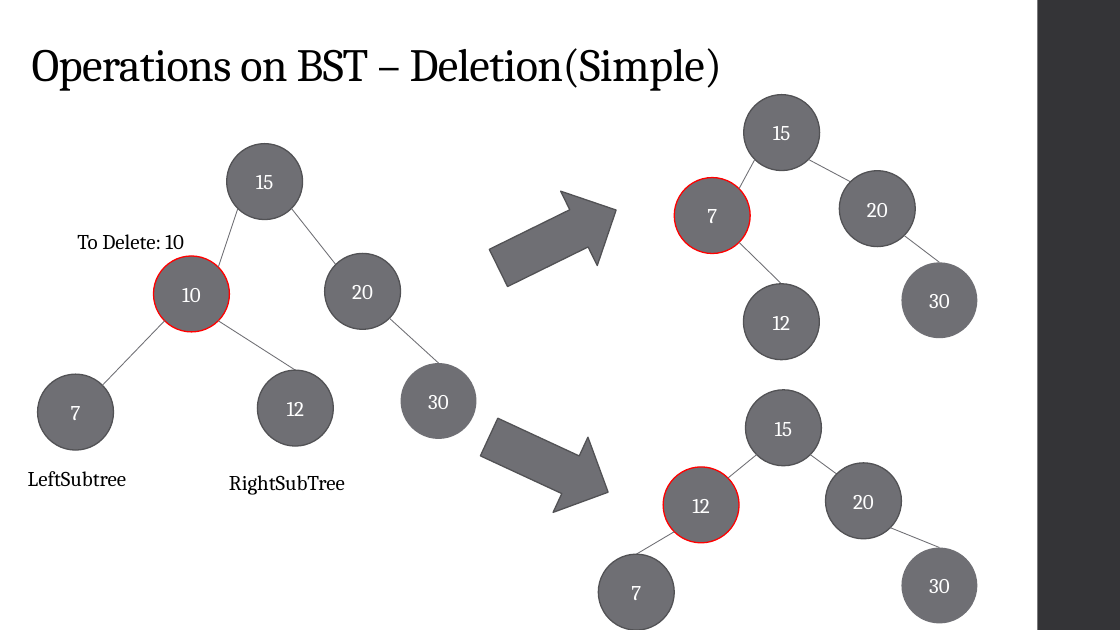
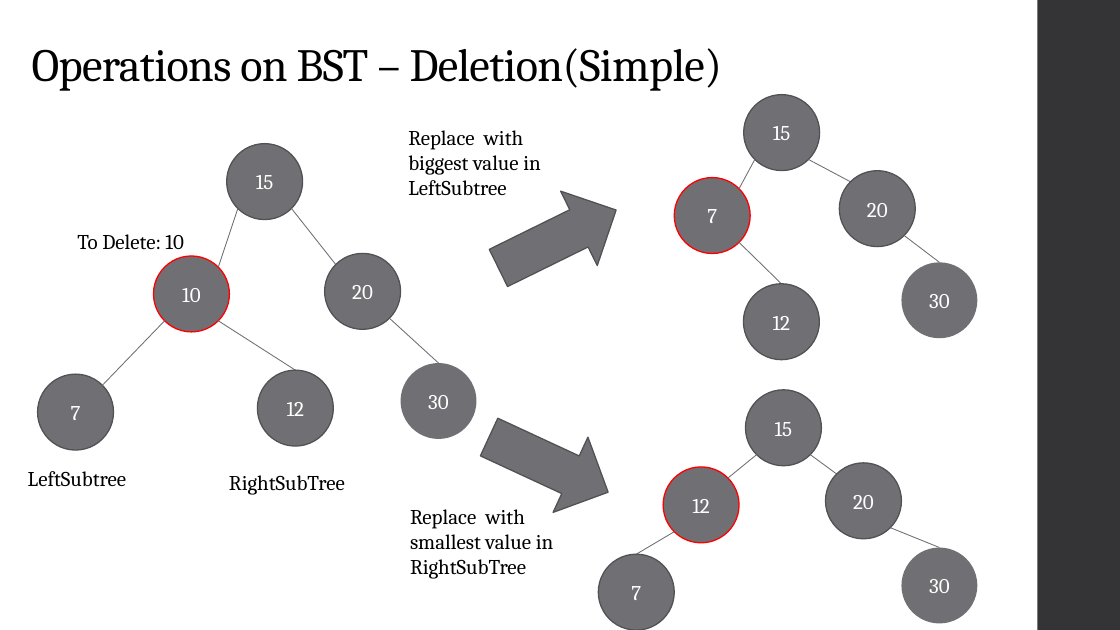
Before and after one commit to share2learnwidmanish/MVJ_Visit_28thJan2023-, a slide deck: slide 48 of DataStructure_Trees_animation_MVJ.pptx (slide 46 before the commit). Drawn at 1120x630 pixels with LibreOffice and Linux fonts; fonts in the diff are those of the drawing. Boxes give left, top, right and bottom in pixels: in the first picture for what was removed or moved away, otherwise in the second. Text is boxed around its words. In the diff, an @@ line names an element or a change of style, - is before the commit and + after.

```diff
--- a/DataStructure_Trees_animation_MVJ.pptx
+++ b/DataStructure_Trees_animation_MVJ.pptx
@@ text added at (408, 130, 541, 196), 18 pt, text #000000 @@
+    Replace with biggest value in LeftSubtree
@@ text added at (410, 509, 554, 579), 18 pt, text #000000 @@
+    Replace with smallest value in RightSubTree
```
Also in this commit, not shown: 29 other slides changed, 4 slides added.
